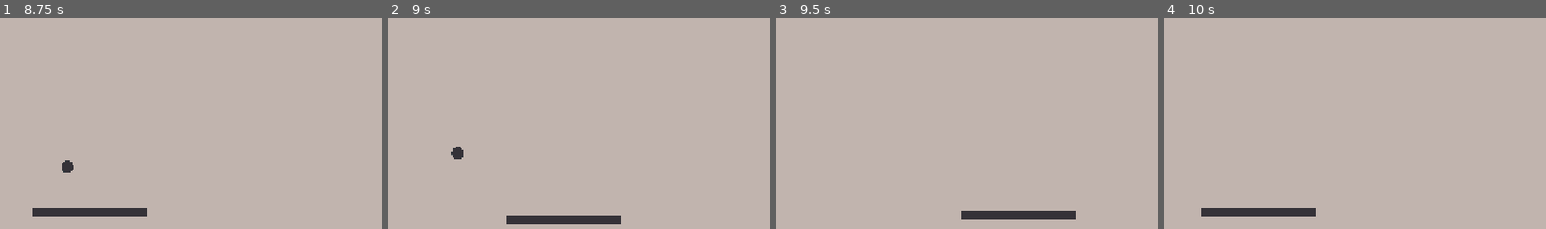
Above: before the commit, frames 1-4 (left to right).
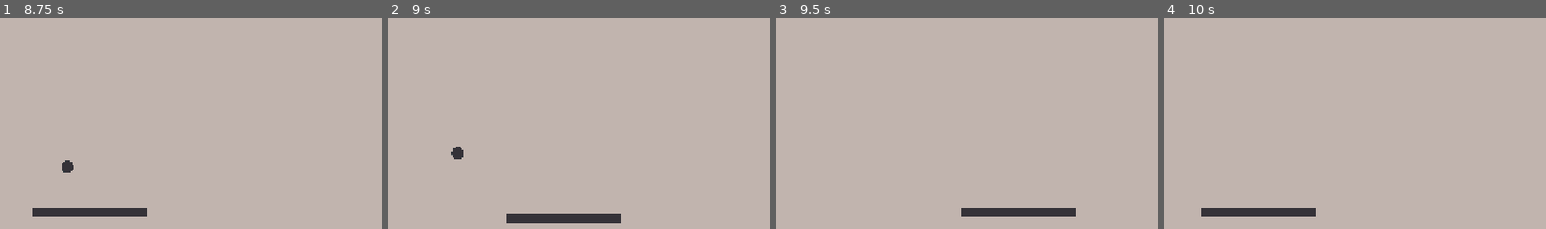
Above: after the commit, the same moments.

Repository: johnreybacal/the-20-games-challenge
Game: Godot game, scene res://02/breakout/scenes/game.tscn
Same seed, same stepped clock (60 frames per second), same inputs: the game is played once before the commit and once after it. This scene is started directly instead of the project's main scene.
Inputs (mouse positions are % of the whole screen's width and height, from its top left):
- Up to frame 1 (8.75 s): tap Enter at 0.5 s; move the mouse to (45, 70) at 0.52 s; hold W (01_pong_p1_up) 0.53-2.03 s; tap Down (01_pong_p2_down) every 2.25 s from 0.6 to 7.35 s; click (45, 70) at 0.77 s; click (45, 70) at 1.07 s; move the mouse to (80, 64) at 1.27 s; tap Up (01_pong_p2_up) every 2.25 s from 1.35 to 8.1 s; click (80, 64) at 1.52 s; click (80, 64) at 1.82 s; tap R (01_pong_reset) at 2, 3.5, 6.5 s; move the mouse to (20, 34) at 2.02 s; hold S (01_pong_p1_down) 2.03-4.28 s; tap Space (01_pong_space) at 2.1, 4.35, 6.6 s; move the mouse to (55, 49) at 2.77 s; click (55, 49) at 3.02 s; click (55, 49) at 3.32 s; move the mouse to (35, 24) at 3.52 s; click (35, 24) at 3.77 s; click (35, 24) at 4.07 s; move the mouse to (72, 44) at 4.27 s; hold W (01_pong_p1_up) 4.28-8.03 s; click (72, 44) at 4.52 s; click (72, 44) at 4.82 s; move the mouse to (30, 54) at 5.02 s; move the mouse to (60, 27) at 5.77 s; click (60, 27) at 6.02 s; click (60, 27) at 6.32 s; move the mouse to (45, 70) at 6.52 s; click (45, 70) at 6.77 s; click (45, 70) at 7.07 s; move the mouse to (80, 64) at 7.27 s; click (80, 64) at 7.52 s; click (80, 64) at 7.82 s; move the mouse to (20, 34) at 8.02 s; hold S (01_pong_p1_down) from 8.03 s (still down)
- Up to frame 2 (9 s): keep holding S (01_pong_p1_down); tap R (01_pong_reset) at 8.75 s; move the mouse to (55, 49) at 8.77 s; tap Space (01_pong_space) at 8.85 s
- Up to frame 3 (9.5 s): keep holding S (01_pong_p1_down); click (55, 49) at 9.02 s; click (55, 49) at 9.32 s
- Up to frame 4 (10 s): move the mouse to (35, 24) at 9.52 s; release S (01_pong_p1_down) at 9.53 s; hold W (01_pong_p1_up) from 9.53 s (still down); tap Down (01_pong_p2_down) at 9.6 s; click (35, 24) at 9.77 s
The pictures show only the part of the screen within x 23-73%, y 50-100%; the shares and areas given below are measured in that part.

Frame 1 is identical in both runs. In frame 2, 0.4% of the frame differs, in the area x 31-61%, y 92-98%; in frame 3, 0.8%, in the area x 48-79%, y 90-96%; in frame 4, nothing differs.

Commit message:
chore: 02 breakout > faster reciol

Diff:
--- a/02/breakout/scripts/paddle.gd
+++ b/02/breakout/scripts/paddle.gd
@@ -31,5 +31,5 @@
     # Return to initial y if pushed downwards
     if position.y != initial_y:
         var return_position = Vector2(position.x, initial_y)
-        velocity = position.direction_to(return_position) * move_speed * delta
+        velocity = position.direction_to(return_position) * move_speed * delta * 2
         move_and_slide()
